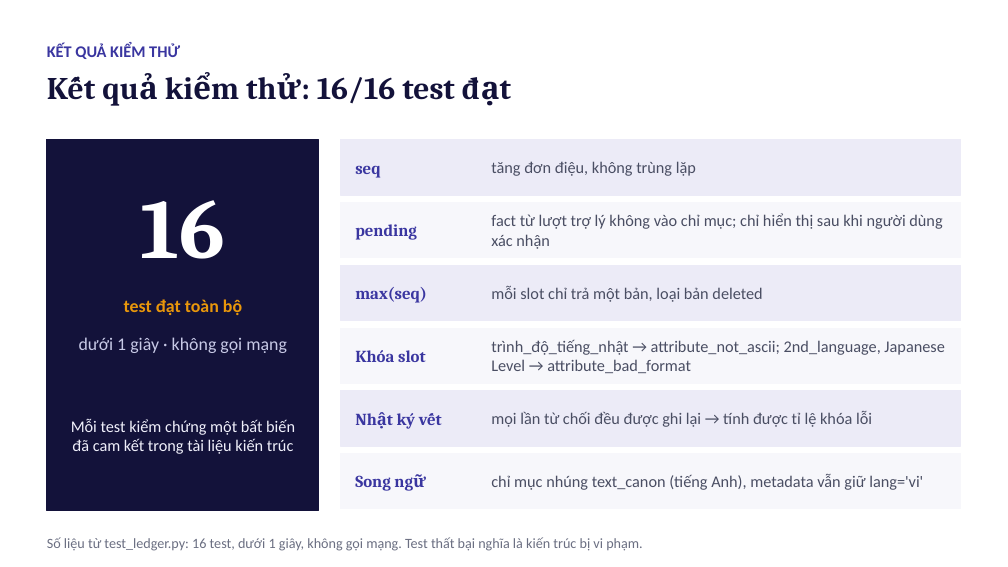
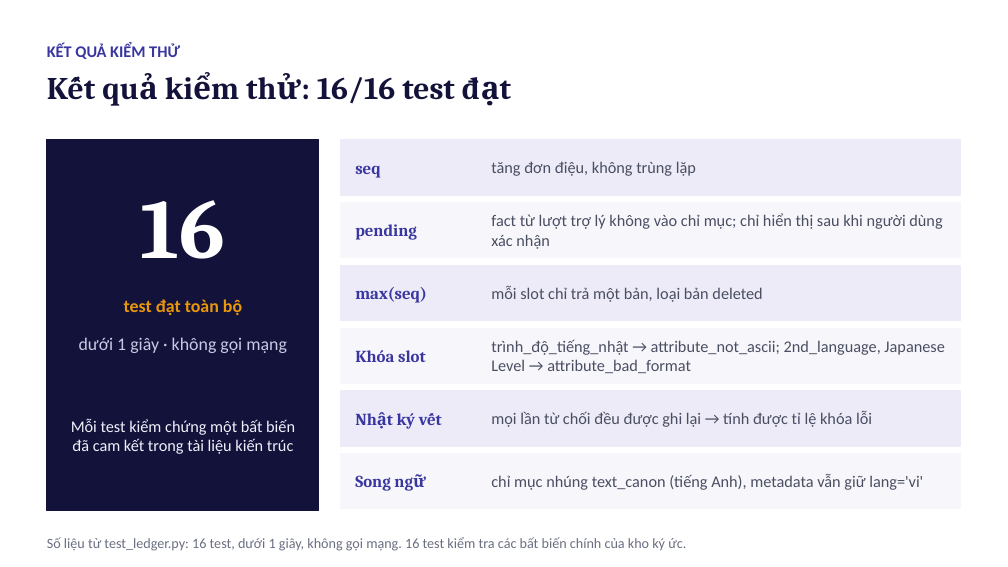
Before and after one commit to Phongdzfk/Samsung-Agent, a slide deck: slide 10 of Tuan 3/bao-cao-tuan-3.pptx (slide 8 before the commit). Drawn at 1008x567 pixels with LibreOffice and Linux fonts; fonts in the diff are those of the drawing. Boxes give left, top, right and bottom in pixels: in the first picture for what was removed or moved away, otherwise in the second. Text is boxed around its words. In the diff, an @@ line names an element or a change of style, - is before the commit and + after.

```diff
--- a/Tuan 3/bao-cao-tuan-3.pptx
+++ b/Tuan 3/bao-cao-tuan-3.pptx
@@ text at [47,537,686,551]: text changed @@
-Số liệu từ test_ledger.py: 16 test, dưới 1 giây, không gọi mạng. Test thất bại nghĩa là kiến trúc bị vi phạm.
+Số liệu từ test_ledger.py: 16 test, dưới 1 giây, không gọi mạng. 16 test kiểm tra các bất biến chính của kho ký ức.
```
Also in this commit, not shown: 5 other slides changed, 2 slides added, 6 other files.
